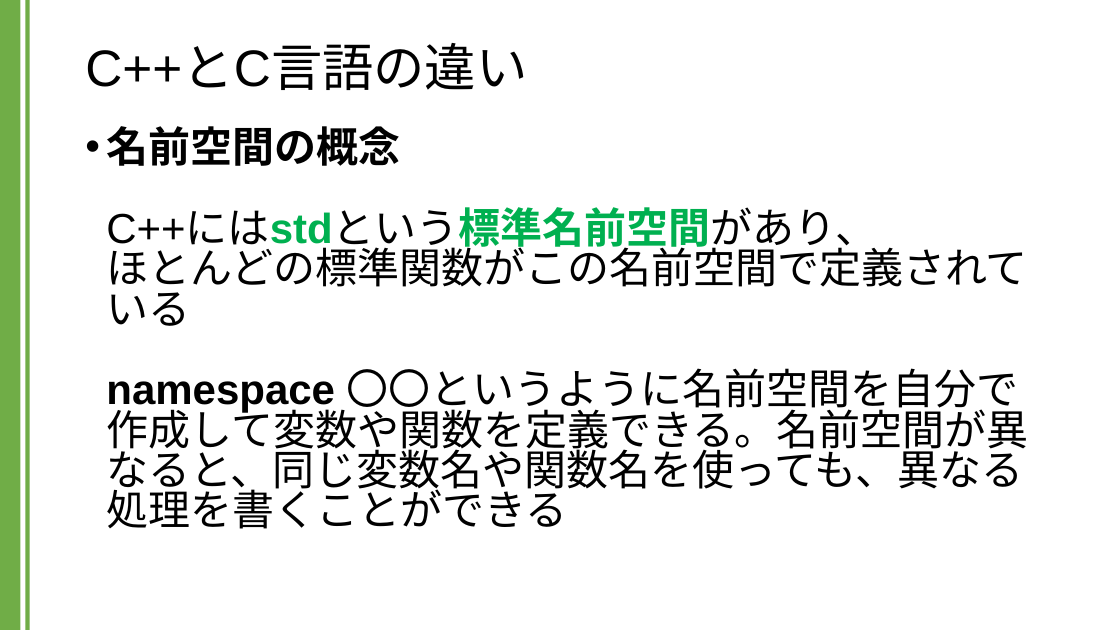
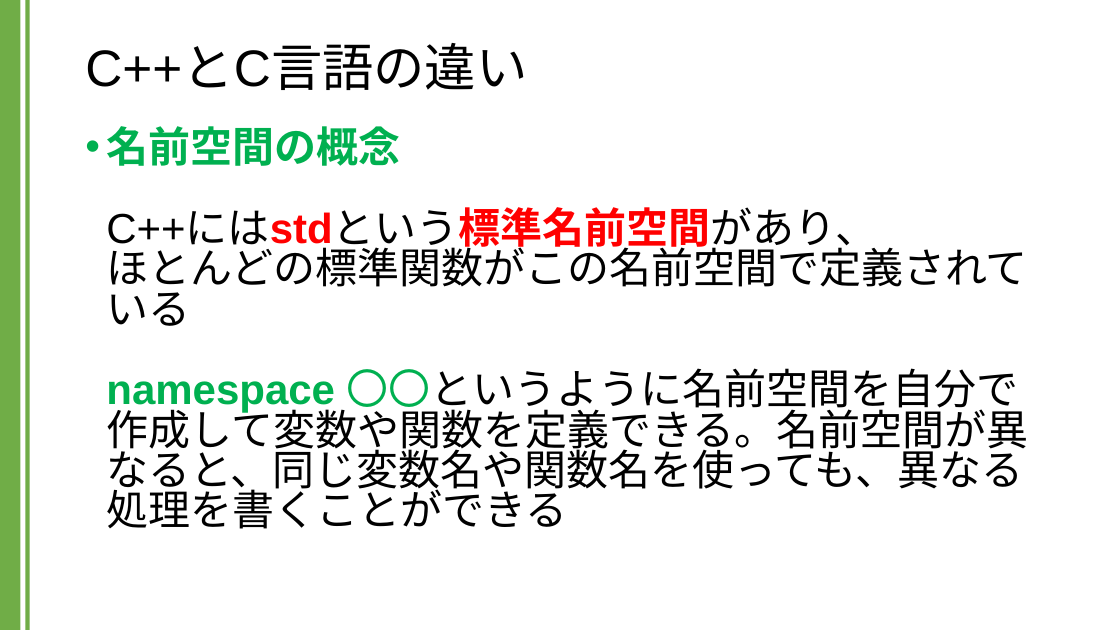
Before and after one commit to kic-murata/cpp2024, a slide deck: slide 2 of 授業資料/講義資料：C言語とC++の違い.pptx. Drawn at 1120x630 pixels with LibreOffice and Linux fonts; fonts in the diff are those of the drawing. Boxes give left, top, right and bottom in pixels: in the first picture for what was removed or moved away, otherwise in the second. Text is boxed around its words. In the diff, an @@ line names an element or a change of style, - is before the commit and + after.

```diff
--- a/授業資料/講義資料：C言語とC++の違い.pptx
+++ b/授業資料/講義資料：C言語とC++の違い.pptx
@@ text "名前空間の概念 C++にはstdという標準名前空間があり、 ほとんどの標準関数がこの名前空間で定義されている names ..." at (x1=106, y1=126, x2=1028, y2=529): text colour #000000 to #00B050 in "名前空間の概念 namespace 〇〇というように名前空間を自分で"; text colour #00B050 to #FF0000 in "C++にはstdという標準名前空間があり、" @@
```
Also in this commit, not shown: 9 other slides changed, 9 slides added, 11 other files.
